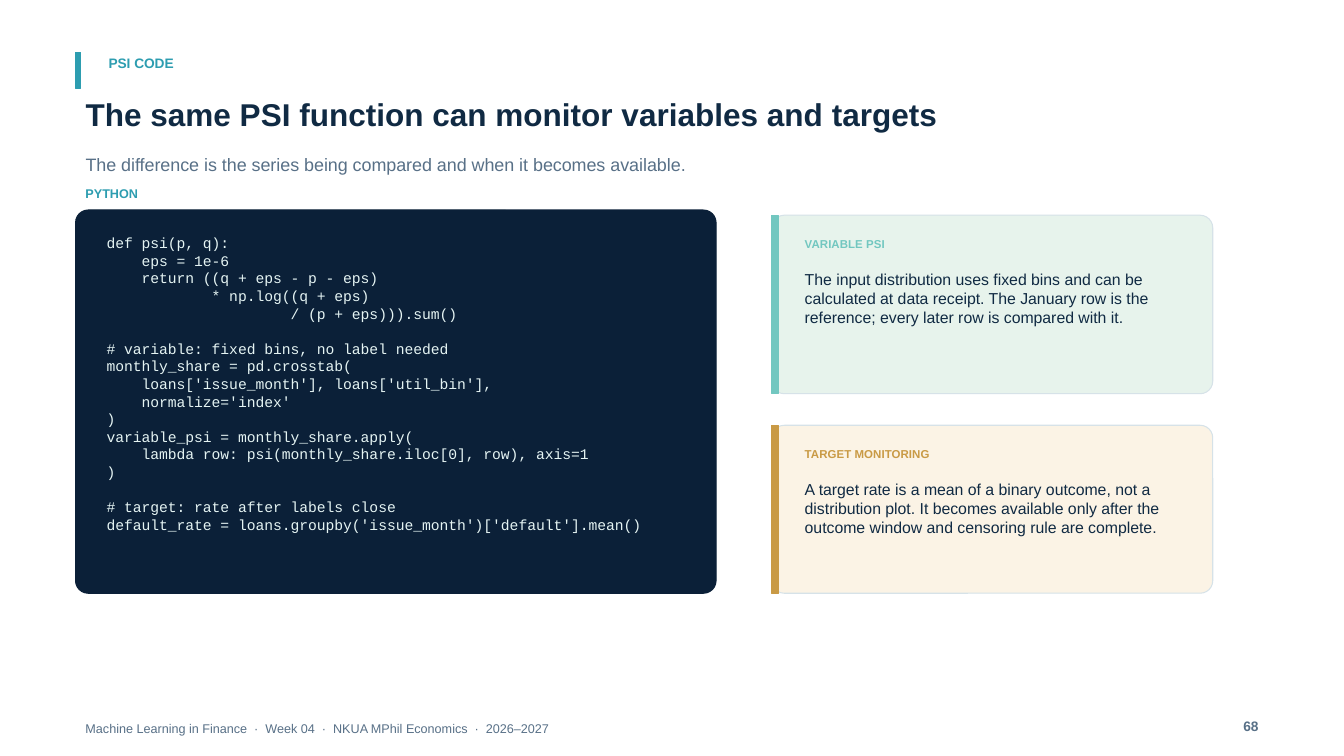
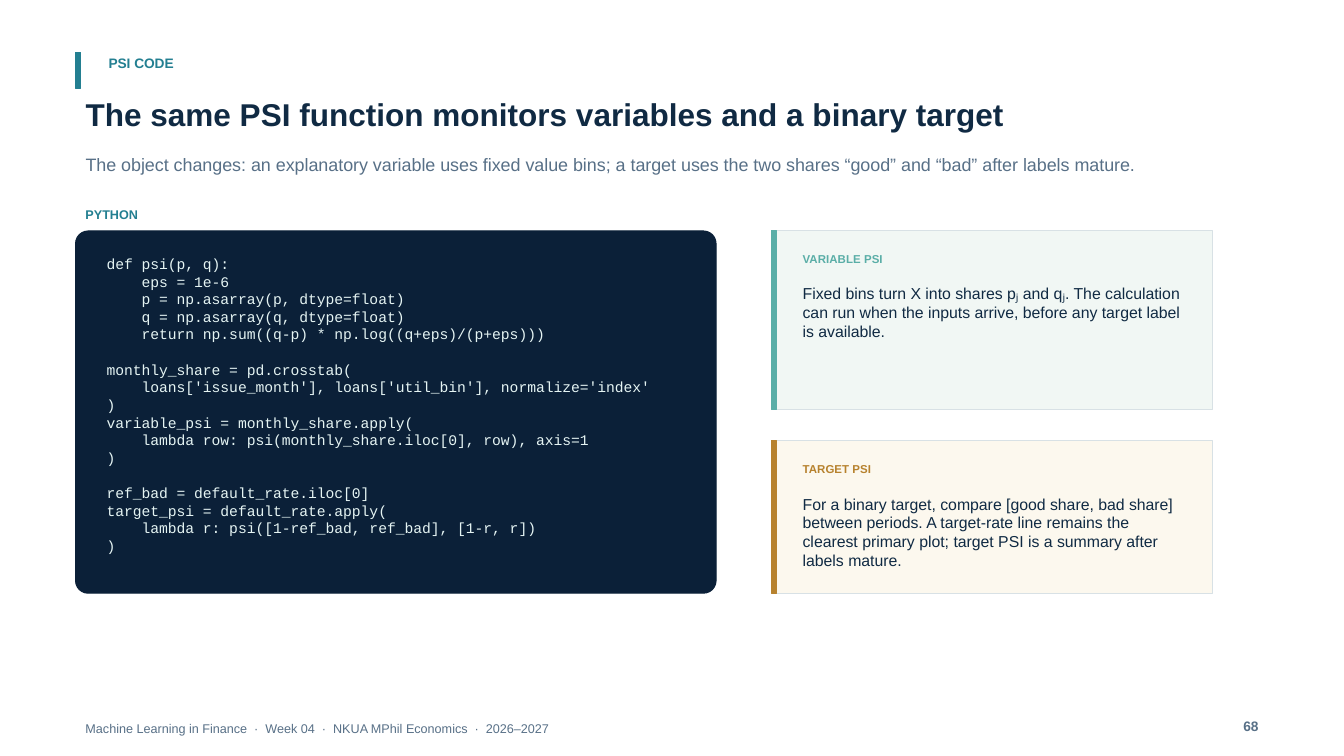
Before and after one commit to fkottas/Teaching-Courses, a slide deck: slide 68 of Machine Learning in Finance/2026-2027/lectures/week-04/slides/Lecture_04_Feature_Engineering_for_Financial_Data_2026-2027.pptx. Drawn at 1344x756 pixels with LibreOffice and Linux fonts; fonts in the diff are those of the drawing. Boxes give left, top, right and bottom in pixels: in the first picture for what was removed or moved away, otherwise in the second. Text is boxed around its words. In the diff, an @@ line names an element or a change of style, - is before the commit and + after.

```diff
--- a/Machine Learning in Finance/2026-2027/lectures/week-04/slides/Lecture_04_Feature_Engineering_for_Financial_Data_2026-2027.pptx
+++ b/Machine Learning in Finance/2026-2027/lectures/week-04/slides/Lecture_04_Feature_Engineering_for_Financial_Data_2026-2027.pptx
@@ rectangle at (x1=76, y1=52, x2=81, y2=88): fill #2D9DB0 to #237F91; outline #2D9DB0 0.75 pt to #237F91 0.75 pt @@
@@ text "PSI CODE" at (x1=109, y1=58, x2=173, y2=68): text colour #2D9DB0 to #237F91 @@
@@ text at (x1=86, y1=103, x2=1004, y2=132): text changed @@
-The same PSI function can monitor variables and targets
+The same PSI function monitors variables and a binary target
@@ text at (x1=86, y1=158, x2=1135, y2=175): text changed @@
-The difference is the series being compared and when it becomes available.
+The object changes: an explanatory variable uses fixed value bins; a target uses the two shares “good” and “bad” after labels mature.
@@ text "PYTHON" at (x1=85, y1=210, x2=138, y2=219): text colour #2D9DB0 to #237F91 @@
@@ text "PYTHON" moved from (x1=85, y1=189, x2=138, y2=198) to (x1=85, y1=210, x2=138, y2=219) @@
@@ rounded rectangle resized from (x1=76, y1=210, x2=716, y2=593) to (x1=76, y1=231, x2=716, y2=593) @@
@@ rounded rectangle at (x1=76, y1=231, x2=716, y2=593): proportions changed @@
@@ rectangle moved from (x1=772, y1=216, x2=778, y2=394) to (x1=772, y1=231, x2=777, y2=409) @@
@@ rectangle moved from (x1=772, y1=216, x2=1214, y2=394) to (x1=772, y1=231, x2=1214, y2=409) @@
@@ rectangle at (x1=772, y1=231, x2=777, y2=409): fill #72C7C0 to #5AAEA7; outline #72C7C0 0.75 pt to #5AAEA7 0.75 pt @@
@@ rectangle at (x1=772, y1=231, x2=1214, y2=409): rounded rectangle to rectangle; fill #E7F3EC to #F1F7F4; outline #D6E2E8 0.75 pt to #D8E1E5 0.75 pt @@
@@ text "def psi(p, q):" moved from (x1=107, y1=237, x2=641, y2=533) to (x1=107, y1=258, x2=650, y2=536) @@
@@ text "VARIABLE PSI" moved from (x1=805, y1=240, x2=885, y2=248) to (x1=803, y1=255, x2=883, y2=263) @@
@@ text "VARIABLE PSI" at (x1=803, y1=255, x2=883, y2=263): text colour #72C7C0 to #5AAEA7 @@
@@ text at (x1=142, y1=294, x2=544, y2=342): text changed @@
-return ((q + eps - p - eps)
-* np.log((q + eps)
-/ (p + eps))).sum()
-# variable: fixed bins, no label needed
+p = np.asarray(p, dtype=float)
+q = np.asarray(q, dtype=float)
+return np.sum((q-p) * np.log((q+eps)/(p+eps)))
@@ text at (x1=803, y1=287, x2=1180, y2=337): text changed @@
-The input distribution uses fixed bins and can be calculated at data receipt. The January row is the reference; every later row is compared with it.
+Fixed bins turn X into shares pⱼ and qⱼ. The calculation can run when the inputs arrive, before any target label is available.
@@ text at (x1=142, y1=382, x2=650, y2=395): text changed @@
-loans['issue_month'], loans['util_bin'],
-normalize='index'
+loans['issue_month'], loans['util_bin'], normalize='index'
@@ rectangle resized from (x1=772, y1=425, x2=778, y2=594) to (x1=772, y1=442, x2=777, y2=594) @@
@@ rectangle at (x1=772, y1=442, x2=777, y2=594): fill #C99A45 to #B7822E; outline #C99A45 0.75 pt to #B7822E 0.75 pt @@
@@ rectangle resized from (x1=772, y1=425, x2=1214, y2=594) to (x1=772, y1=442, x2=1214, y2=594) @@
@@ rectangle at (x1=772, y1=442, x2=1214, y2=594): rounded rectangle to rectangle; fill #FBF3E5 to #FCF8EE; outline #D6E2E8 0.75 pt to #D8E1E5 0.75 pt @@
@@ text at (x1=803, y1=465, x2=871, y2=473): text changed; text colour #C99A45 to #B7822E @@
-TARGET MONITORING
+TARGET PSI
@@ text at (x1=107, y1=487, x2=536, y2=536): text changed @@
-# target: rate after labels close
-default_rate = loans.groupby('issue_month')['default'].mean()
+ref_bad = default_rate.iloc[0]
+target_psi = default_rate.apply(
+lambda r: psi([1-ref_bad, ref_bad], [1-r, r])
+)
@@ text at (x1=803, y1=498, x2=1173, y2=566): text changed @@
-A target rate is a mean of a binary outcome, not a distribution plot. It becomes available only after the outcome window and censoring rule are complete.
+For a binary target, compare [good share, bad share] between periods. A target-rate line remains the clearest primary plot; target PSI is a summary after labels mature.
```
Also in this commit, not shown: 88 other slides changed, 1 slide added, 1 slide removed, 4 other files.
